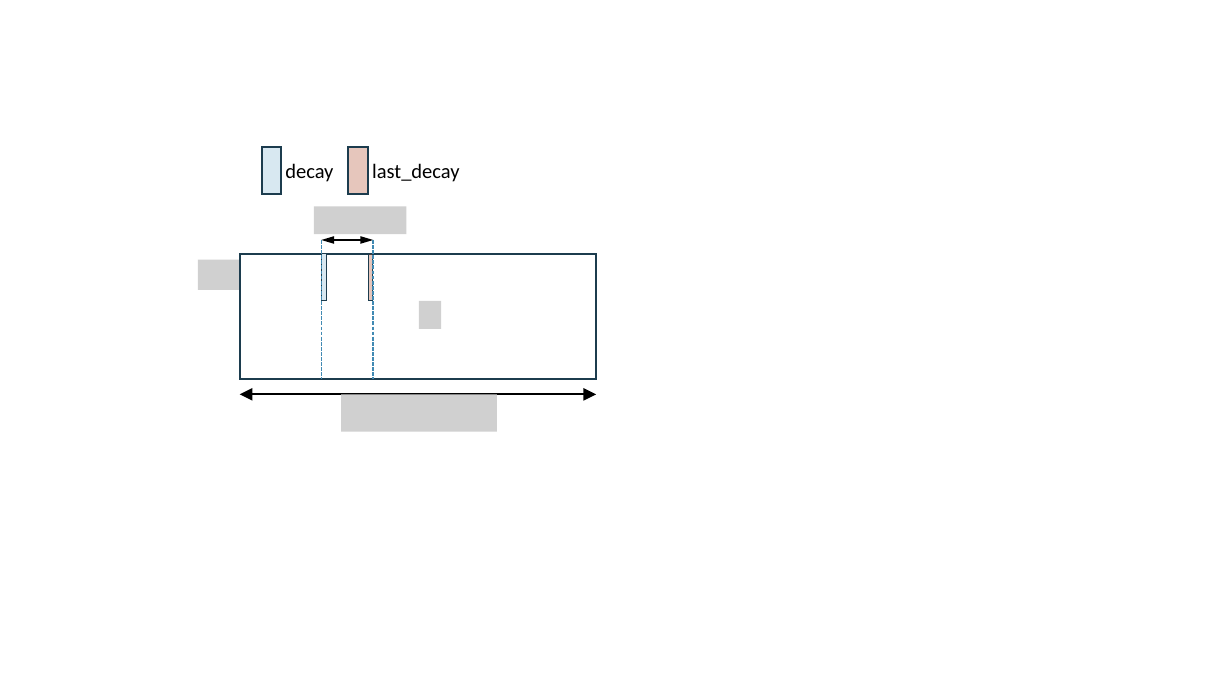
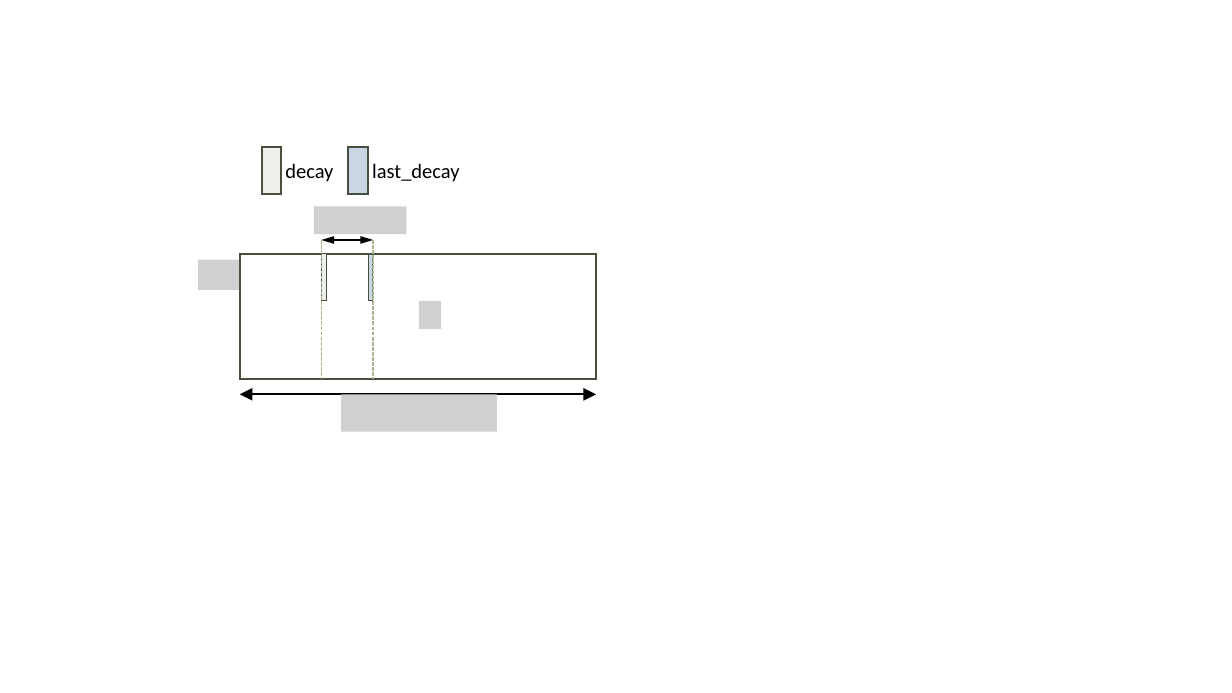
Before and after one commit to lcy-seso/Tiled-EfficientAttention, a slide deck: slide 4 of gla/figures/gated_linear_attention.pptx. Drawn at 1232x693 pixels with LibreOffice and Linux fonts; fonts in the diff are those of the drawing; grey boxes stand for pictures. Boxes give left, top, right and bottom in pixels: in the first picture for what was removed or moved away, otherwise in the second. Text is boxed around its words. In the diff, an @@ line names an element or a change of style, - is before the commit and + after.

```diff
--- a/gla/figures/gated_linear_attention.pptx
+++ b/gla/figures/gated_linear_attention.pptx
@@ rectangle at (x1=262, y1=147, x2=281, y2=194): fill #D8E8F1 to #EDF0E9; outline #1C3C4E 1.5 pt to #484F40 1.5 pt @@
@@ rectangle at (x1=348, y1=147, x2=368, y2=194): fill #AB3C19 at 29% opacity to #4E75A3 at 29% opacity; outline #1C3C4E 1.5 pt to #484F40 1.5 pt @@
@@ rectangle at (x1=239, y1=254, x2=596, y2=380): outline #1C3C4E 1.5 pt to #484F40 1.5 pt @@
@@ rectangle at (x1=322, y1=254, x2=327, y2=301): fill #D8E8F1 to #EDF0E9; outline #1C3C4E 0.75 pt to #484F40 0.75 pt @@
@@ line (322, 240) - (322, 380): stroke #418AB3 1 pt dashed to #A5B592 1 pt dashed @@
@@ rectangle at (x1=369, y1=254, x2=373, y2=301): fill #AB3C19 at 29% opacity to #4E75A3 at 29% opacity; outline #1C3C4E 0.75 pt to #484F40 0.75 pt @@
@@ line (373, 240) - (373, 380): stroke #418AB3 1 pt dashed to #A5B592 1 pt dashed @@
```
Also in this commit, not shown: 5 other slides changed, 4 other files.
